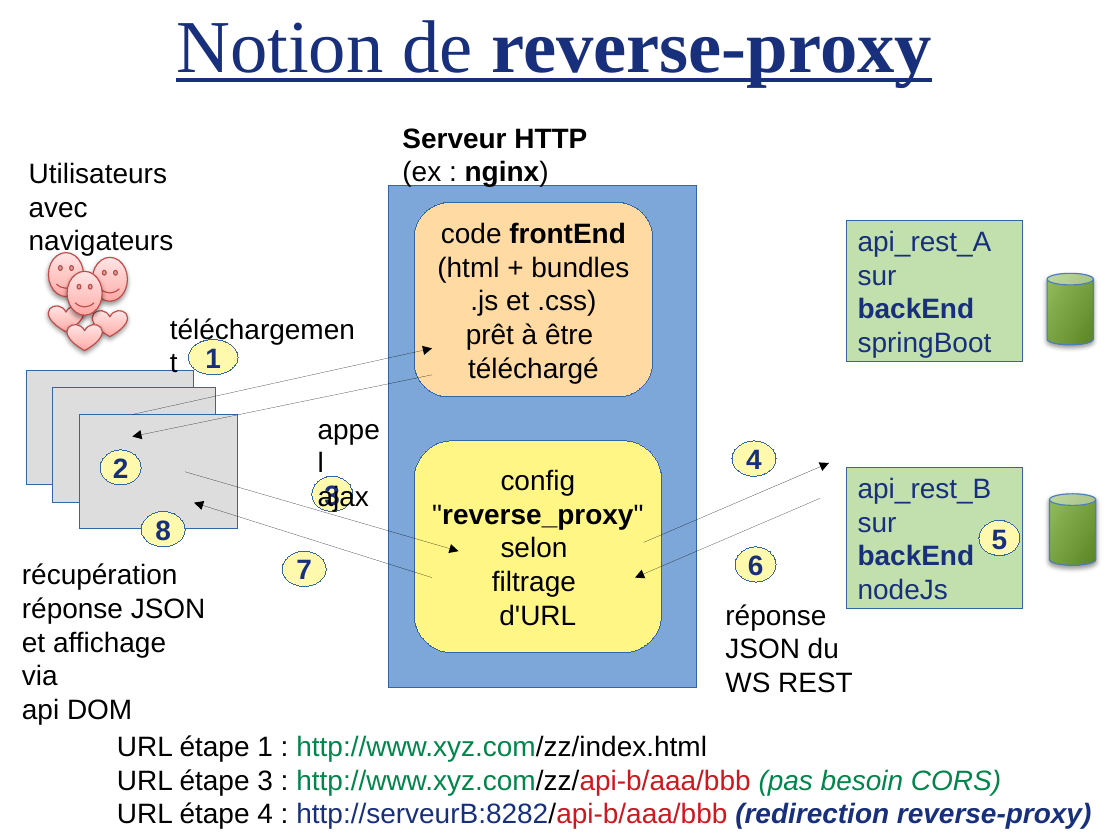
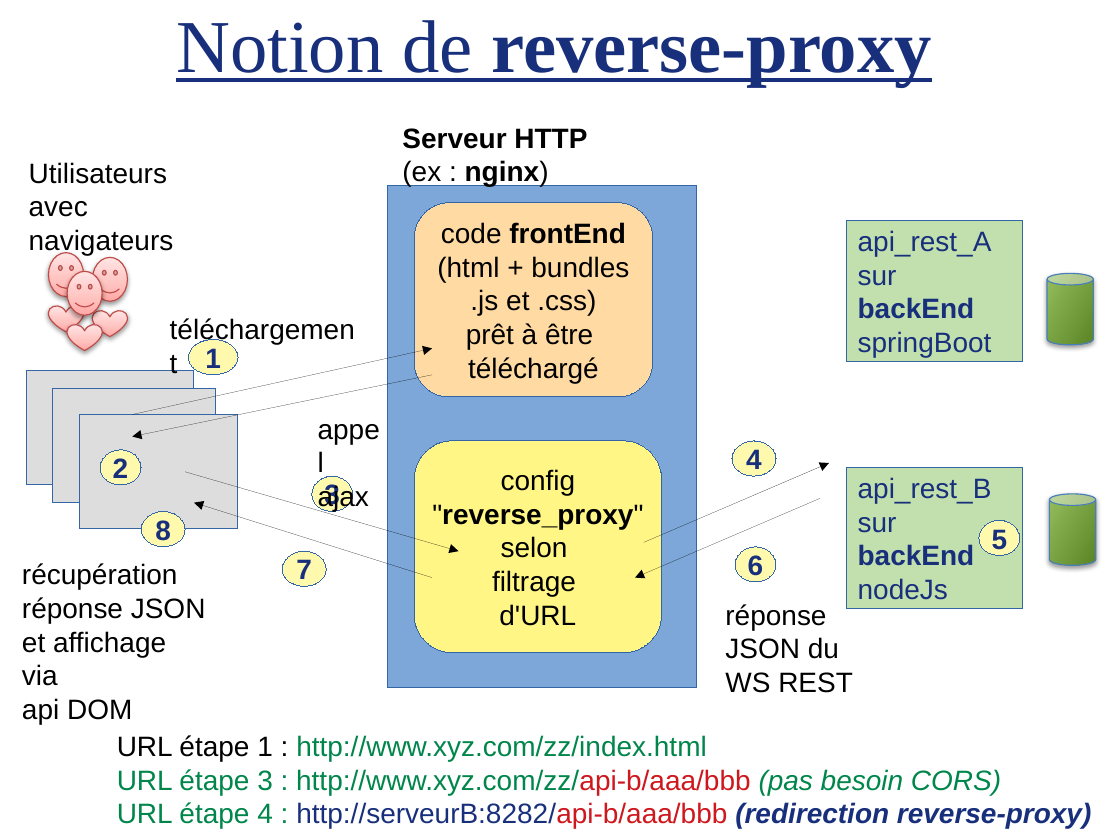
Before and after one commit to didier-tp/afc2021, a slide deck: slide 4 of docs/infrastructures_cloud_et_microservices.pptx. Drawn at 1120x840 pixels with LibreOffice and Linux fonts; fonts in the diff are those of the drawing. Boxes give left, top, right and bottom in pixels: in the first picture for what was removed or moved away, otherwise in the second. Text is boxed around its words. In the diff, an @@ line names an element or a change of style, - is before the commit and + after.

```diff
--- a/docs/infrastructures_cloud_et_microservices.pptx
+++ b/docs/infrastructures_cloud_et_microservices.pptx
@@ text "URL étape 1 : http://www.xyz.com/zz/index.html" at (117,735,1091,829): text colour #000000 to #00864B in "http://www.xyz.com/zz/index.html", "URL étape 3 : http://www.xyz.com/zz/api-b/aaa/bbb", "URL étape 4 :"; text colour #000000 to #182F7C in "http://serveurB:8282/api-b/aaa/bbb" @@
```
Also in this commit, not shown: 2 other slides changed, 2 other files.
